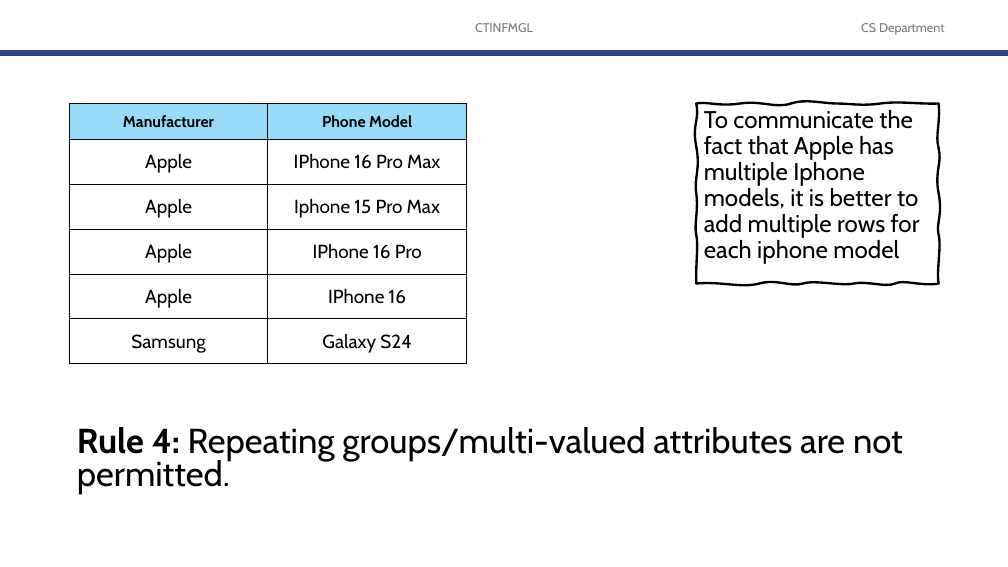
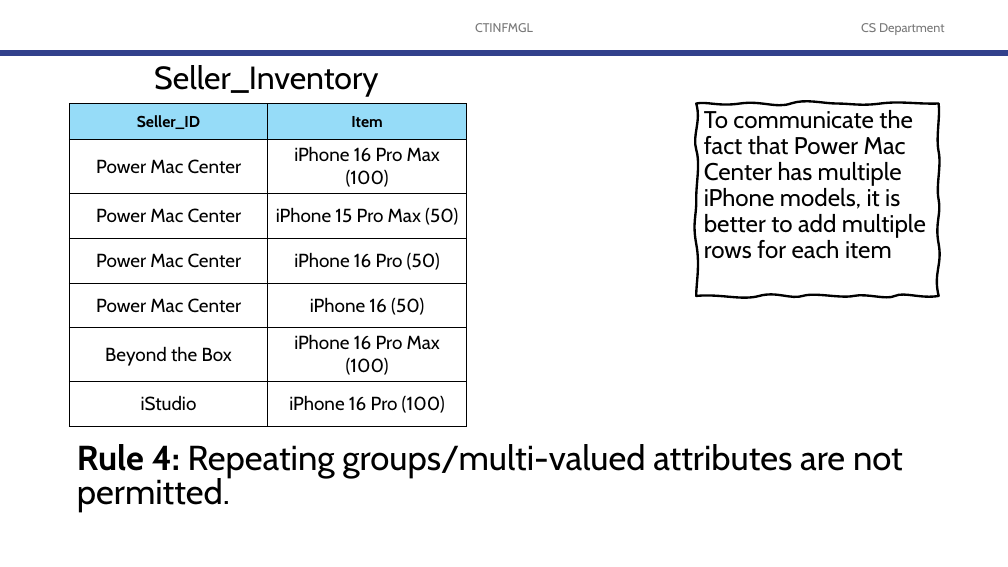
Before and after one commit to robitussin/CTINFMGL, a slide deck: slide 41 of 06 - Normalization of Database Tables/Database Normalization.pptx. Drawn at 1008x567 pixels with LibreOffice and Linux fonts; fonts in the diff are those of the drawing; background and template pictures are left out. Boxes give left, top, right and bottom in pixels: in the first picture for what was removed or moved away, otherwise in the second. Text is boxed around its words. In the diff, an @@ line names an element or a change of style, - is before the commit and + after.

```diff
--- a/06 - Normalization of Database Tables/Database Normalization.pptx
+++ b/06 - Normalization of Database Tables/Database Normalization.pptx
@@ text added at (154,65,378,96), 30.5 pt, text #000000 @@
+Seller_Inventory
@@ table at (70,104,467,433) @@
-row 1: Manufacturer | Phone Model
-row 2: Apple | IPhone 16 Pro Max
-row 3: Apple | Iphone 15 Pro Max
-row 4: Apple | IPhone 16 Pro
-row 5: Apple | IPhone 16
-row 6: Samsung | Galaxy S24
+row 1: Seller_ID | Item
+row 2: Power Mac Center | iPhone 16 Pro Max (100)
+row 3: Power Mac Center | iPhone 15 Pro Max (50)
+row 4: Power Mac Center | iPhone 16 Pro (50)
+row 5: Power Mac Center | iPhone 16 (50)
+row 6: Beyond the Box | iPhone 16 Pro Max (100)
+row 7: iStudio | iPhone 16 Pro (100)
@@ freeform shape "To communicate the fact that ...": place and size @@
-freeform shape "To communicate the fact that ..." at (696,104,939,284)
+freeform shape "To communicate the fact that ..." at (696,104,939,296)
@@ text in freeform shape at (704,110,926,259): text changed @@
-To communicate the fact that Apple has multiple Iphone models, it is better to add multiple rows for each iphone model
+To communicate the fact that Power Mac Center has multiple iPhone models, it is better to add multiple rows for each item
@@ text "Rule 4: Repeating groups/multi-valued attributes ...": place and size @@
-text "Rule 4: Repeating groups/multi-valued attributes ..." at (77,427,903,494)
+text "Rule 4: Repeating groups/multi-valued attributes ..." at (77,444,903,512)
```
Also in this commit, not shown: 10 other slides changed, 51 slides added.
